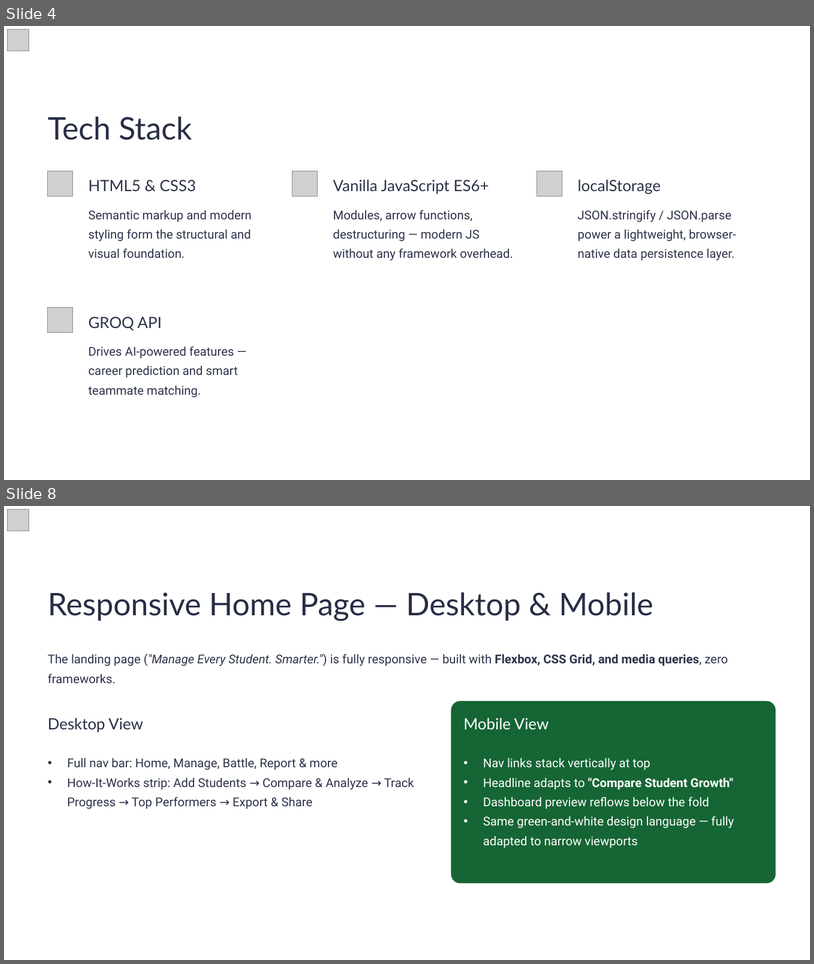
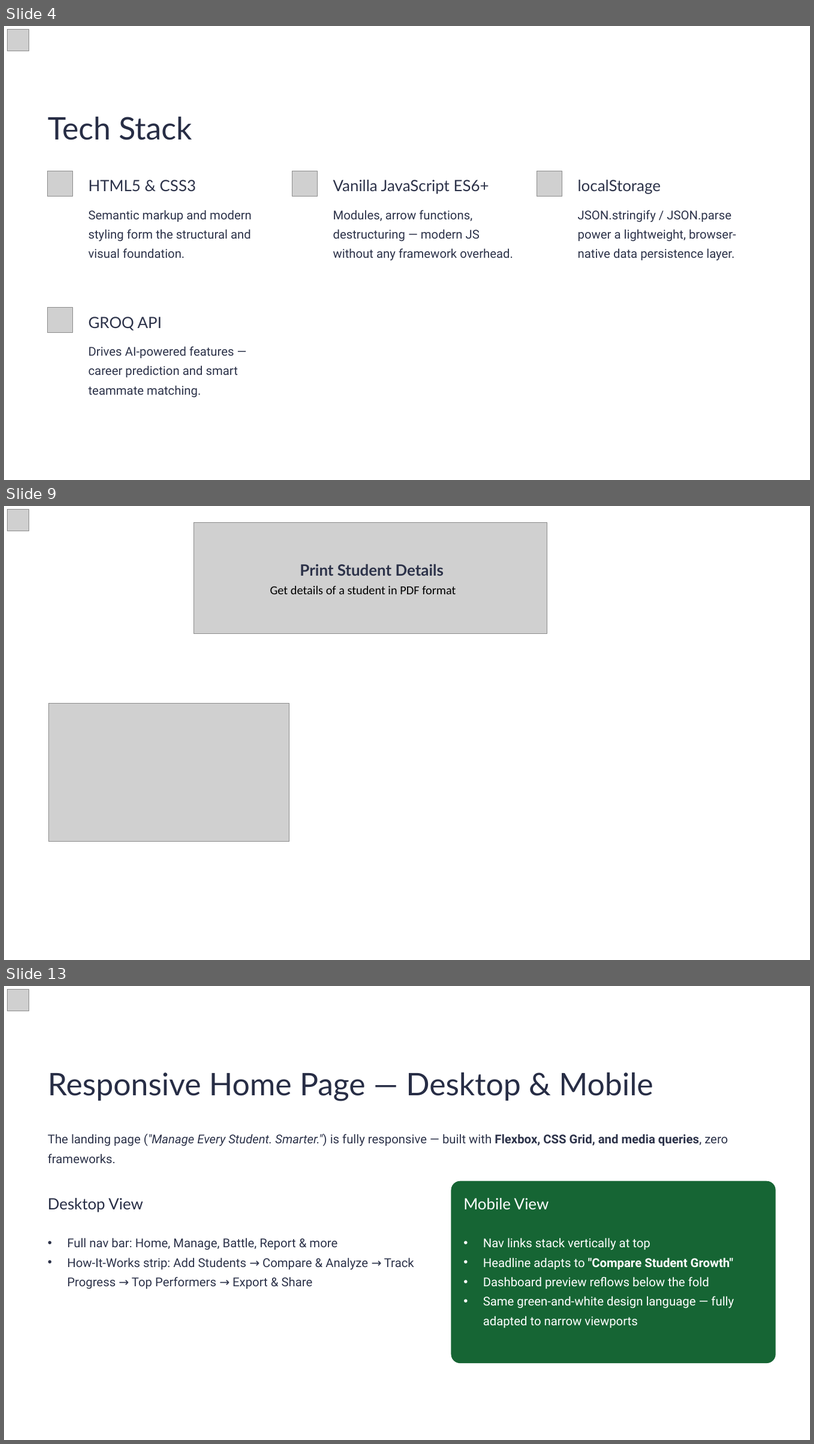
Before and after one commit to Pashvinder/Student-Profile-Management-System, a slide deck: files/Nodus_3G2_TeamNo_10.pptx. Shown one above the other, each under a label of ours: slides 4 and 8 before the commit, slides 4, 9 and 13 after it; the slides between them are not shown. The pictures are 814x964 and 814x1444 pixels, drawn with LibreOffice and Linux fonts; fonts in the diff are those of the drawing; grey boxes stand for pictures; background and template pictures are left out. Boxes give left, top, right and bottom in pixels: in the first picture for what was removed or moved away, otherwise in the second. Text is boxed around its words. In the diff, an @@ line names an element or a change of style, - is before the commit and + after.

```diff
--- a/files/Nodus_3G2_TeamNo_10.pptx
+++ b/files/Nodus_3G2_TeamNo_10.pptx
@@ slide 9 added at <box>4,506,810,960</box>, background picture (left out); not listed: 1 template element that a slide beside it also shows @@
@@ picture added at <box>8,510,29,531</box> @@
@@ picture added at <box>194,522,547,634</box> @@
@@ text added at <box>300,564,444,576</box>, 18.5 pt, text #2C3249, bold @@
+Print Student Details
@@ text added at <box>270,586,456,594</box>, 14.5 pt, text #000000 @@
+Get details of a student in PDF format
@@ picture added at <box>49,703,290,841</box> @@
@@ what was slide 8 is now slide 13 @@
```
Also in this commit, not shown: 3 slides changed, 3 other slides added, 1 slide removed, 5 other files.
